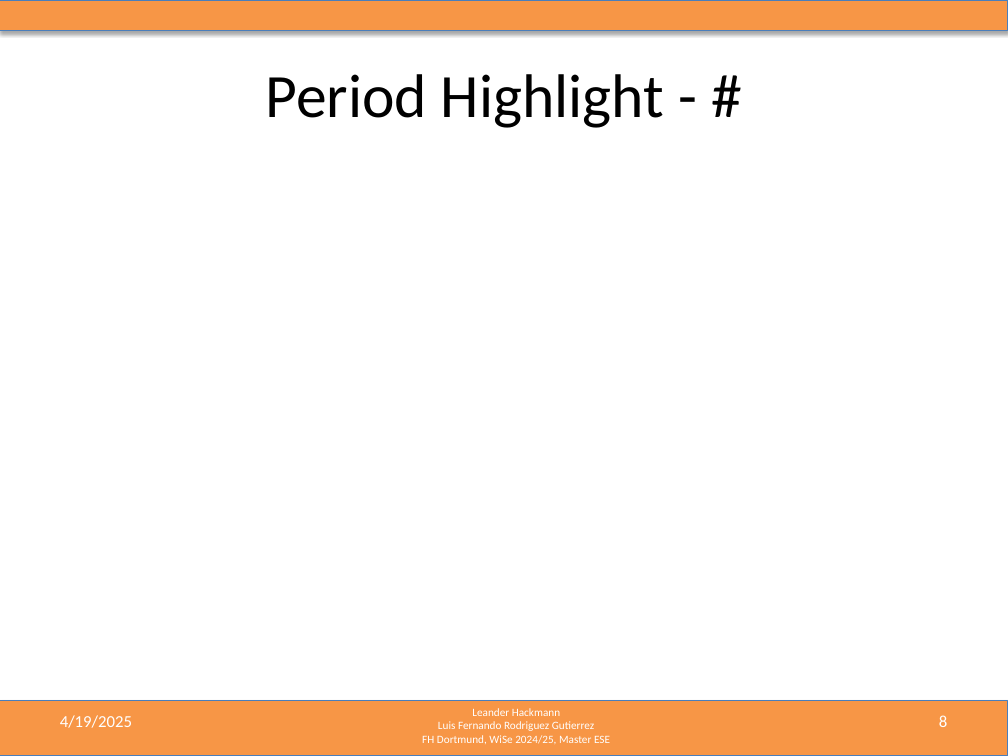
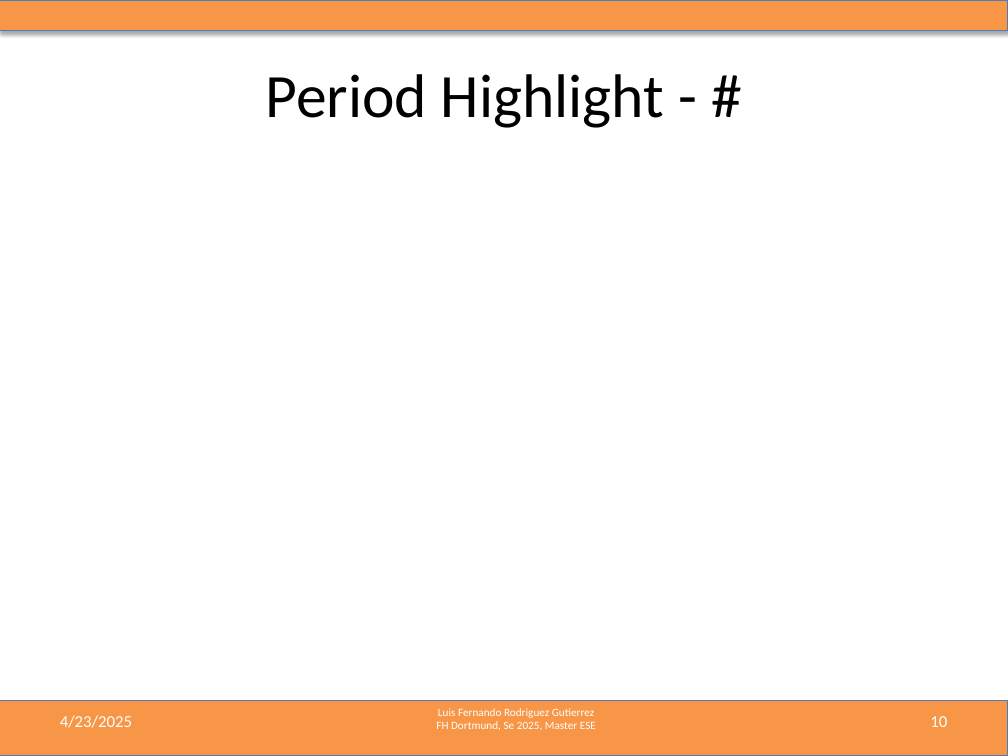
Before and after one commit to LF-RoGu/ResearchProject, a slide deck: slide 10 of 06_PresentationUpdates/mmWave_Radar_Presentation.pptx (slide 8 before the commit). Drawn at 1008x756 pixels with LibreOffice and Linux fonts; fonts in the diff are those of the drawing. Boxes give left, top, right and bottom in pixels: in the first picture for what was removed or moved away, otherwise in the second. Text is boxed around its words. In the diff, an @@ line names an element or a change of style, - is before the commit and + after.

```diff
--- a/06_PresentationUpdates/mmWave_Radar_Presentation.pptx
+++ b/06_PresentationUpdates/mmWave_Radar_Presentation.pptx
@@ text at <box>60,715,132,728</box>: text changed @@
-4/19/2025
+4/23/2025
@@ text at <box>472,708,560,716</box>: paragraph removed @@
-Leander Hackmann
@@ page number at <box>930,716,947,727</box>: text changed @@
-8
+10
@@ text at <box>436,721,596,730</box>: text changed @@
-FH Dortmund, WiSe 2024/25, Master ESE
+FH Dortmund, Se 2025, Master ESE
```
Also in this commit, not shown: 7 other slides changed, 2 slides added, 2 other files.
